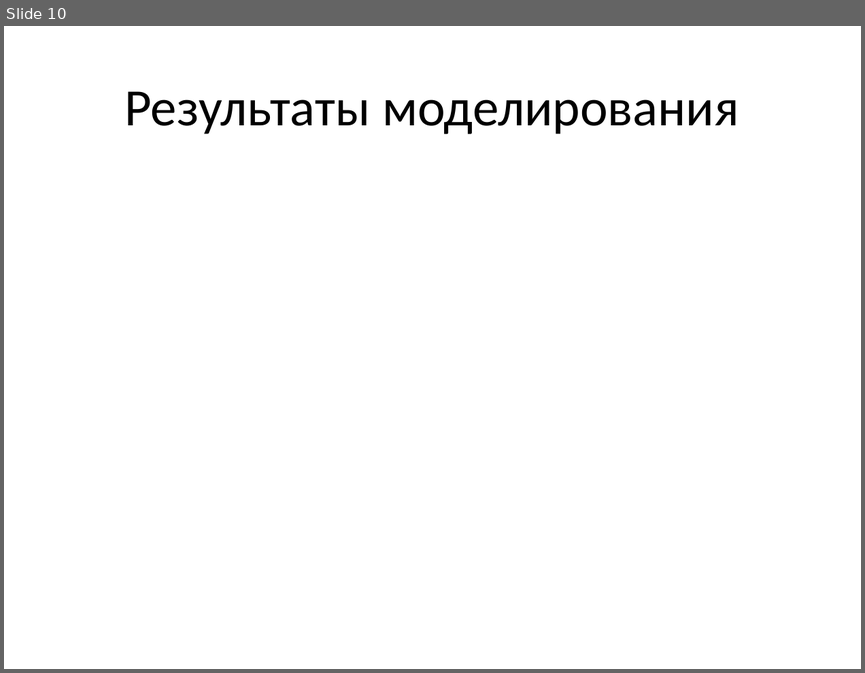
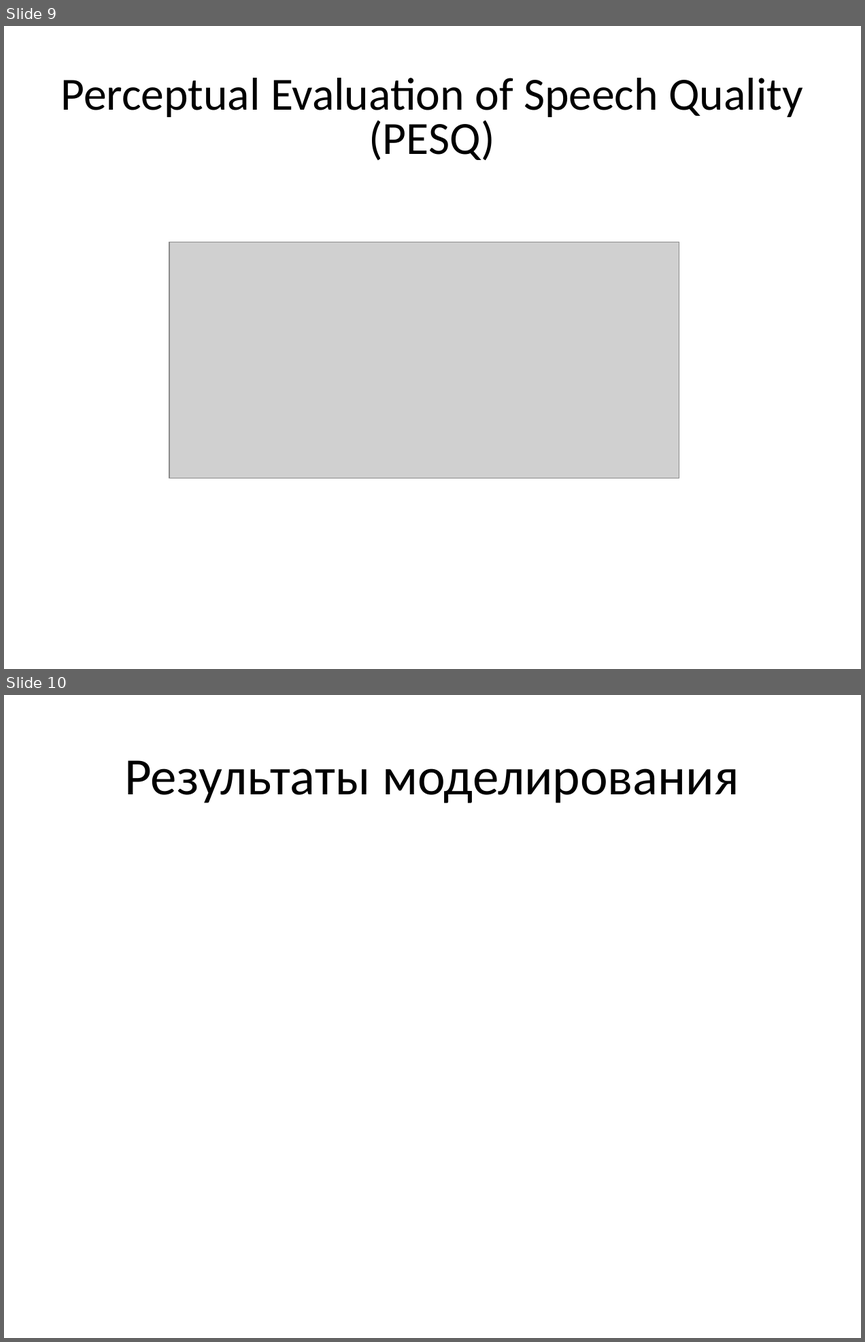
Before and after one commit to Rernamp/microphone_arrays, a slide deck: student_session_2021/Доклад.pptx. Shown one above the other, each under a label of ours: slide 10 before the commit, slides 9 and 10 after it. The pictures are 865x673 and 865x1342 pixels, drawn with LibreOffice and Linux fonts; fonts in the diff are those of the drawing; grey boxes stand for pictures. Boxes give left, top, right and bottom in pixels: in the first picture for what was removed or moved away, otherwise in the second. Text is boxed around its words. In the diff, an @@ line names an element or a change of style, - is before the commit and + after.

```diff
--- a/student_session_2021/Доклад.pptx
+++ b/student_session_2021/Доклад.pptx
@@ slide 9 added at bbox=[4, 26, 861, 669], background #FFFFFF @@
@@ text added at bbox=[61, 78, 803, 161], 38.7 pt, text #000000 @@
+Perceptual Evaluation of Speech Quality (PESQ)
@@ picture added at bbox=[169, 242, 679, 478] @@
```
Also in this commit, not shown: 4 slides changed, 3 other slides added, 4 slides removed.
